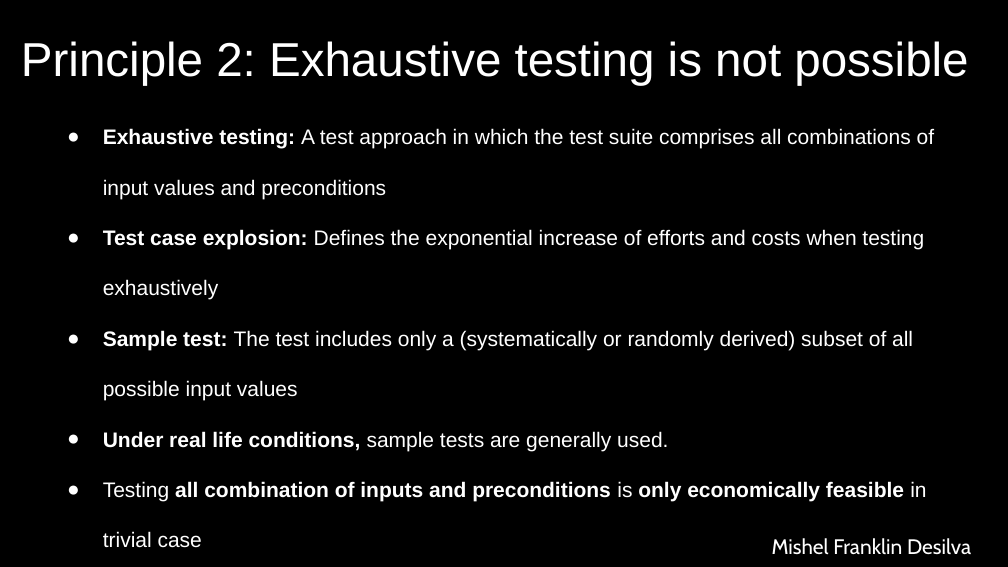
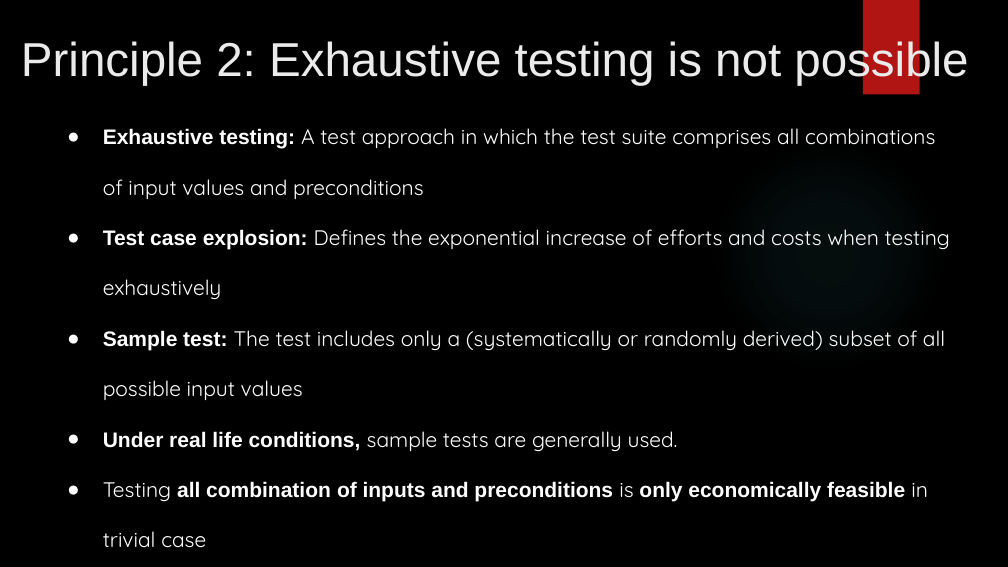
Before and after one commit to AbdullahRFA/SQA-Manual_and_Automation_Testing, a slide deck: slide 5 of Resources/Module-4/4.3. SQA_ Manual & Automated Testing - Principles of Software Testing and Psychology of Testing.pptx. Drawn at 1008x567 pixels with LibreOffice and Linux fonts; fonts in the diff are those of the drawing; background and template pictures are left out. Boxes give left, top, right and bottom in pixels: in the first picture for what was removed or moved away, otherwise in the second. Text is boxed around its words. In the diff, an @@ line names an element or a change of style, - is before the commit and + after.

```diff
--- a/Resources/Module-4/4.3. SQA_ Manual & Automated Testing - Principles of Software Testing and Psychology of Testing.pptx
+++ b/Resources/Module-4/4.3. SQA_ Manual & Automated Testing - Principles of Software Testing and Psychology of Testing.pptx
@@ title "Principle 2: Exhaustive testing is ..." at (21, 38, 968, 85): text colour #FFFFFF to #EBEBEB @@
@@ rectangle added at (863, 0, 919, 95), fill #B01513 @@
@@ text "Exhaustive testing: A test approach ..." at (103, 128, 950, 548): font Arial to Quicksand in "A test approach in which the test ...", "Defines the exponential increase of efforts and ...", "The test includes only a (systematically or ...", "sample tests are generally used." and 1 more places @@
@@ ellipse added at (712, 139, 944, 372), fill gradient #50B9C1 @@
@@ text removed at (772, 538, 971, 555) @@
-Mishel Franklin Desilva
```
Also in this commit, not shown: 18 other slides changed, 12 other files.
